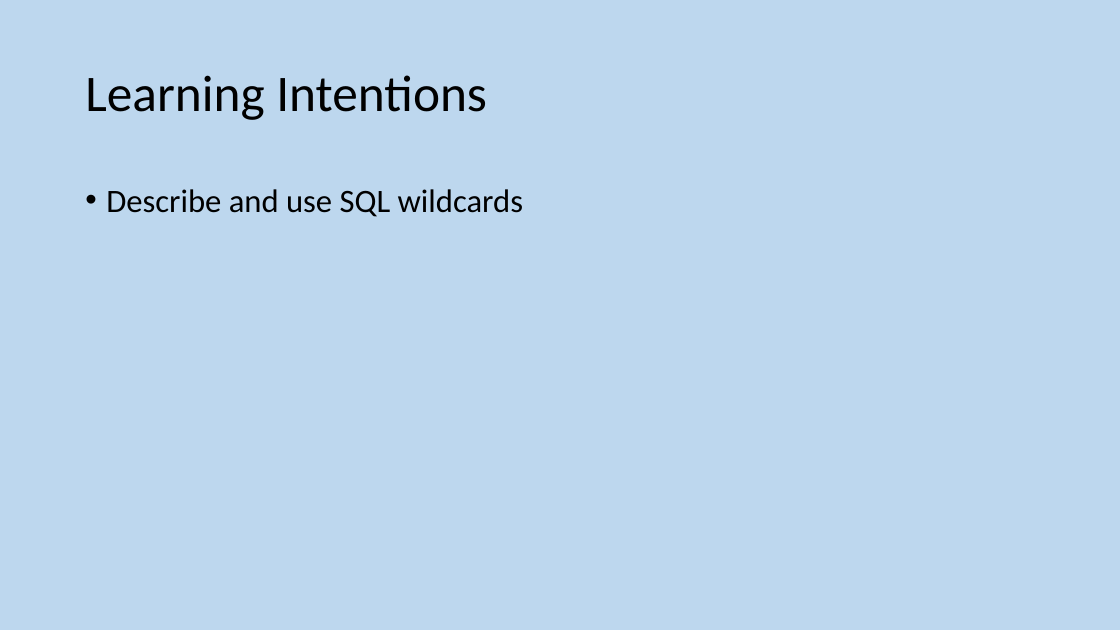
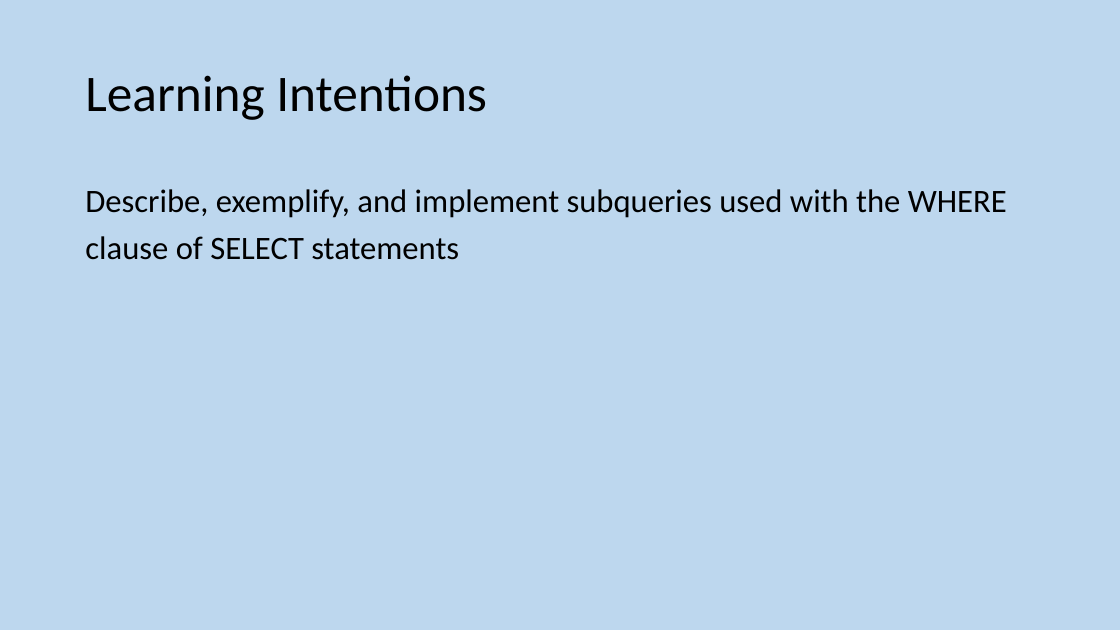
Before and after one commit to MrFriendCS/MrFriendCS.github.io, a slide deck: slide 19 of ah-cs/ddd/AH CS DDD Slides.pptx (slide 15 before the commit). Drawn at 1120x630 pixels with LibreOffice and Linux fonts; fonts in the diff are those of the drawing. Boxes give left, top, right and bottom in pixels: in the first picture for what was removed or moved away, otherwise in the second. Text is boxed around its words. In the diff, an @@ line names an element or a change of style, - is before the commit and + after.

```diff
--- a/ah-cs/ddd/AH CS DDD Slides.pptx
+++ b/ah-cs/ddd/AH CS DDD Slides.pptx
@@ text at [85, 189, 1007, 260]: text changed @@
-• Describe and use SQL wildcards
+Describe, exemplify, and implement subqueries used with the WHERE clause of SELECT statements
```
Also in this commit, not shown: 14 other slides changed, 75 slides removed, 1 other file.
